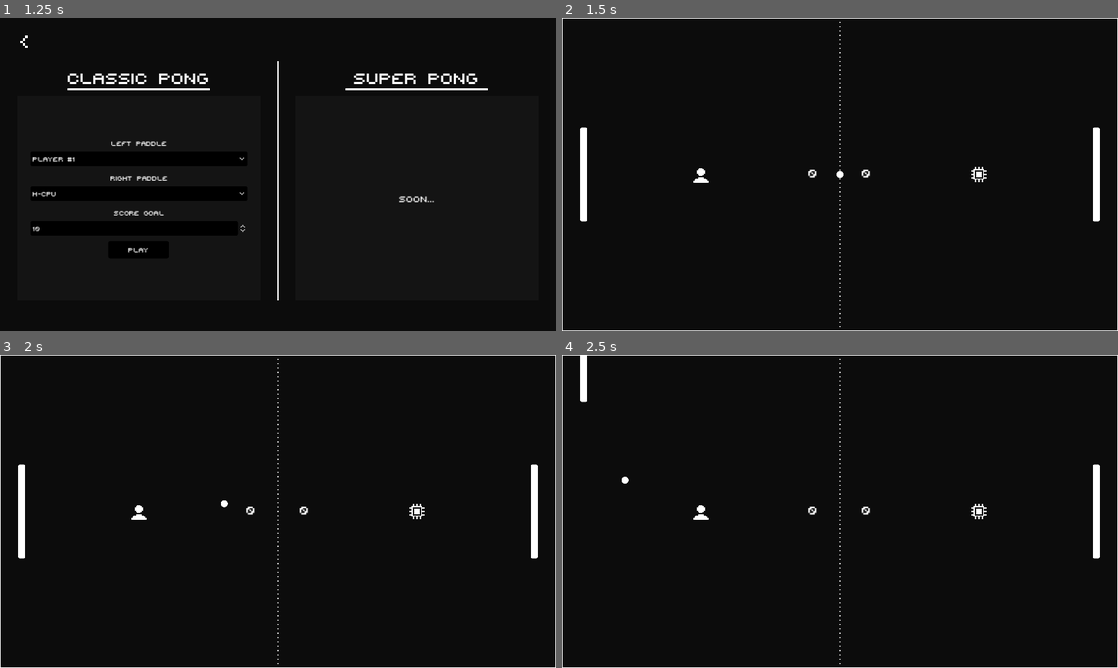
Above: before the commit, frames 1-4 (two rows, left to right).
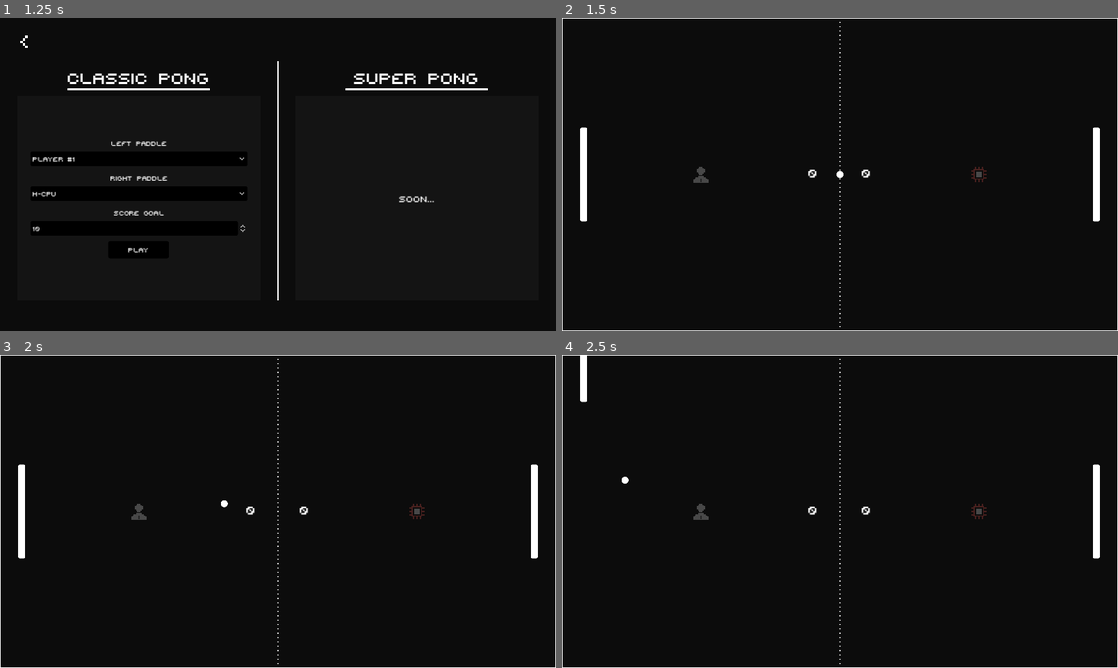
Above: after the commit, the same moments.

Repository: IamFastre/super-pong
Game: Godot game, scene res://scenes/levels/main_menu.tscn
The game is run twice, just before and just after one commit, with the same random seed, the same clock (stepped at 60 frames per second) and the same inputs.
Inputs:
- Up to frame 1 (1.25 s): click "Start" at 0.5 s
- Up to frame 2 (1.5 s): click "Play" at 1.25 s
- Up to frame 3 (2 s): no input
- Up to frame 4 (2.5 s): tap Enter at 2 s; hold W (p1_up) from 2.03 s (still down); hold Shift (p1_sprint) from 2.03 s (still down)

Frame 1 is identical in both runs. In frame 2, 0.1% of the frame differs, in the area x 23-77%, y 47-53%; in frame 3, 0.1%; in frame 4, 0.1%.

Commit message:
icons for different types of players (CPUs, humans) on pong table

Diff:
--- a/resources/cpu_easy.tres
+++ b/resources/cpu_easy.tres
@@ -1,10 +1,12 @@
-[gd_resource type="Resource" script_class="PlayerInfo" load_steps=2 format=3 uid="uid://ps6ymvpsma85"]
+[gd_resource type="Resource" script_class="PlayerInfo" load_steps=3 format=3 uid="uid://ps6ymvpsma85"]
 
 [ext_resource type="Script" path="res://resources/scripts/player_info.gd" id="1_3478u"]
+[ext_resource type="Texture2D" uid="uid://ciro8d2vniis5" path="res://assets/icons/e-cpu.png" id="1_uq2u4"]
 
 [resource]
 script = ExtResource("1_3478u")
 name = "E-CPU"
+icon = ExtResource("1_uq2u4")
 is_human = false
 id = 0
 difficulty = 1
--- a/resources/cpu_hard.tres
+++ b/resources/cpu_hard.tres
@@ -1,10 +1,12 @@
-[gd_resource type="Resource" script_class="PlayerInfo" load_steps=2 format=3 uid="uid://bh6pjt4b1kjr2"]
+[gd_resource type="Resource" script_class="PlayerInfo" load_steps=3 format=3 uid="uid://bh6pjt4b1kjr2"]
 
+[ext_resource type="Texture2D" uid="uid://du7fkxwggm27g" path="res://assets/icons/h-cpu.png" id="1_6ryjm"]
 [ext_resource type="Script" path="res://resources/scripts/player_info.gd" id="1_ccw3b"]
 
 [resource]
 script = ExtResource("1_ccw3b")
 name = "H-CPU"
+icon = ExtResource("1_6ryjm")
 is_human = false
 id = 0
 difficulty = 3
--- a/resources/cpu_medium.tres
+++ b/resources/cpu_medium.tres
@@ -1,10 +1,12 @@
-[gd_resource type="Resource" script_class="PlayerInfo" load_steps=2 format=3 uid="uid://dbskre3v64m5"]
+[gd_resource type="Resource" script_class="PlayerInfo" load_steps=3 format=3 uid="uid://dbskre3v64m5"]
 
+[ext_resource type="Texture2D" uid="uid://d0qtmppk4dmvx" path="res://assets/icons/m-cpu.png" id="1_sn1sj"]
 [ext_resource type="Script" path="res://resources/scripts/player_info.gd" id="1_xjdo6"]
 
 [resource]
 script = ExtResource("1_xjdo6")
 name = "M-CPU"
+icon = ExtResource("1_sn1sj")
 is_human = false
 id = 0
 difficulty = 2
--- a/resources/human_p1.tres
+++ b/resources/human_p1.tres
@@ -1,10 +1,12 @@
-[gd_resource type="Resource" script_class="PlayerInfo" load_steps=2 format=3 uid="uid://dqeana3x1moju"]
+[gd_resource type="Resource" script_class="PlayerInfo" load_steps=3 format=3 uid="uid://dqeana3x1moju"]
 
 [ext_resource type="Script" path="res://resources/scripts/player_info.gd" id="1_4k6w4"]
+[ext_resource type="Texture2D" uid="uid://bq0dhq43uw3qo" path="res://assets/icons/human-1.png" id="1_hmgxx"]
 
 [resource]
 script = ExtResource("1_4k6w4")
 name = "Player #1"
+icon = ExtResource("1_hmgxx")
 is_human = true
 id = 1
 difficulty = 0
--- a/resources/human_p2.tres
+++ b/resources/human_p2.tres
@@ -1,10 +1,12 @@
-[gd_resource type="Resource" script_class="PlayerInfo" load_steps=2 format=3 uid="uid://dco0lfefh4by6"]
+[gd_resource type="Resource" script_class="PlayerInfo" load_steps=3 format=3 uid="uid://dco0lfefh4by6"]
 
 [ext_resource type="Script" path="res://resources/scripts/player_info.gd" id="1_6dvjd"]
+[ext_resource type="Texture2D" uid="uid://cgnujjig68lr6" path="res://assets/icons/human-2.png" id="1_tl3my"]
 
 [resource]
 script = ExtResource("1_6dvjd")
 name = "Player #2"
+icon = ExtResource("1_tl3my")
 is_human = true
 id = 2
 difficulty = 0
--- a/resources/scripts/player_info.gd
+++ b/resources/scripts/player_info.gd
@@ -17,6 +17,7 @@
 }
 
 @export var name:String
+@export var icon:Texture2D
 @export var is_human:bool
 @export var id:ID = ID.NONE
 @export var difficulty:DIFFICULTY = DIFFICULTY.NONE
--- a/scenes/levels/classic_game.tscn
+++ b/scenes/levels/classic_game.tscn
@@ -13,16 +13,18 @@
 [ext_resource type="Theme" uid="uid://6okv6pwxtji0" path="res://ui/themes/main.tres" id="9_gurx6"]
 [ext_resource type="Texture2D" uid="uid://bhbp6560u0mtw" path="res://ui/assets/pause.png" id="10_n6lk1"]
 
-[node name="Classic" type="Node" node_paths=PackedStringArray("left_goal", "left_label", "left_paddle", "right_goal", "right_label", "right_paddle")]
+[node name="Classic" type="Node" node_paths=PackedStringArray("left_paddle", "left_goal", "left_label", "left_icon", "right_paddle", "right_goal", "right_label", "right_icon")]
 script = ExtResource("1_ubcwj")
 left_info = ExtResource("2_s2r8m")
+left_paddle = NodePath("PaddleLeft")
 left_goal = NodePath("GoalLeft")
 left_label = NodePath("Background/Scores/P1")
-left_paddle = NodePath("PaddleLeft")
+left_icon = NodePath("Background/Icons/P1")
 right_info = ExtResource("3_6vntd")
+right_paddle = NodePath("PaddleRight")
 right_goal = NodePath("GoalRight")
 right_label = NodePath("Background/Scores/P2")
-right_paddle = NodePath("PaddleRight")
+right_icon = NodePath("Background/Icons/P2")
 
 [node name="Background" type="Control" parent="."]
 layout_mode = 3
@@ -83,6 +85,7 @@
 metadata/_edit_use_anchors_ = true
 
 [node name="Icons" type="Control" parent="Background"]
+modulate = Color(1, 1, 1, 0.247059)
 layout_mode = 1
 anchor_left = 0.5
 anchor_top = 0.5
--- a/scenes/levels/scripts/classic_game.gd
+++ b/scenes/levels/scripts/classic_game.gd
@@ -3,16 +3,18 @@
 @export_group("Player 1", "left_")
 @export var left_score:int = 0
 @export var left_info:PlayerInfo
+@export var left_paddle:PaddleNode
 @export var left_goal:GoalNode
 @export var left_label:Label
-@export var left_paddle:PaddleNode
+@export var left_icon:TextureRect
 
 @export_group("Player 2", "right_")
 @export var right_score:int = 0
 @export var right_info:PlayerInfo
+@export var right_paddle:PaddleNode
 @export var right_goal:GoalNode
 @export var right_label:Label
-@export var right_paddle:PaddleNode
+@export var right_icon:TextureRect
 
 @export_group("Ball")
 @export var spawn_ball_on_start:bool = true
@@ -153,6 +155,9 @@
 	left_goal.scored.connect(on_score.bind(Side.RIGHT))
 	right_goal.scored.connect(on_score.bind(Side.LEFT))
 
+	left_icon.texture = left_info.icon
+	right_icon.texture = right_info.icon
+
 	if spawn_ball_on_start:
 		spawn_ball()
 
Binary file changed: assets/icons/human-1.png
Binary file changed: assets/icons/human-2.png
Binary file added: assets/icons/human-o.png
Not shown, added: assets/icons/human-o.png.import
Binary file changed: assets/icons/human.png
